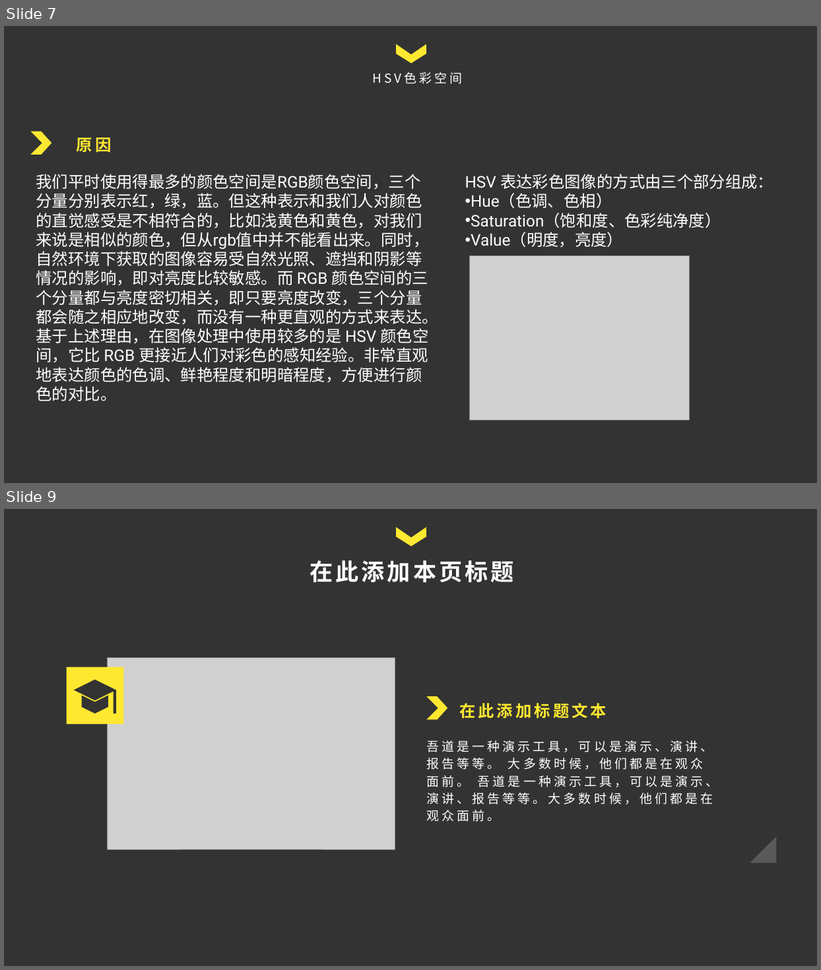
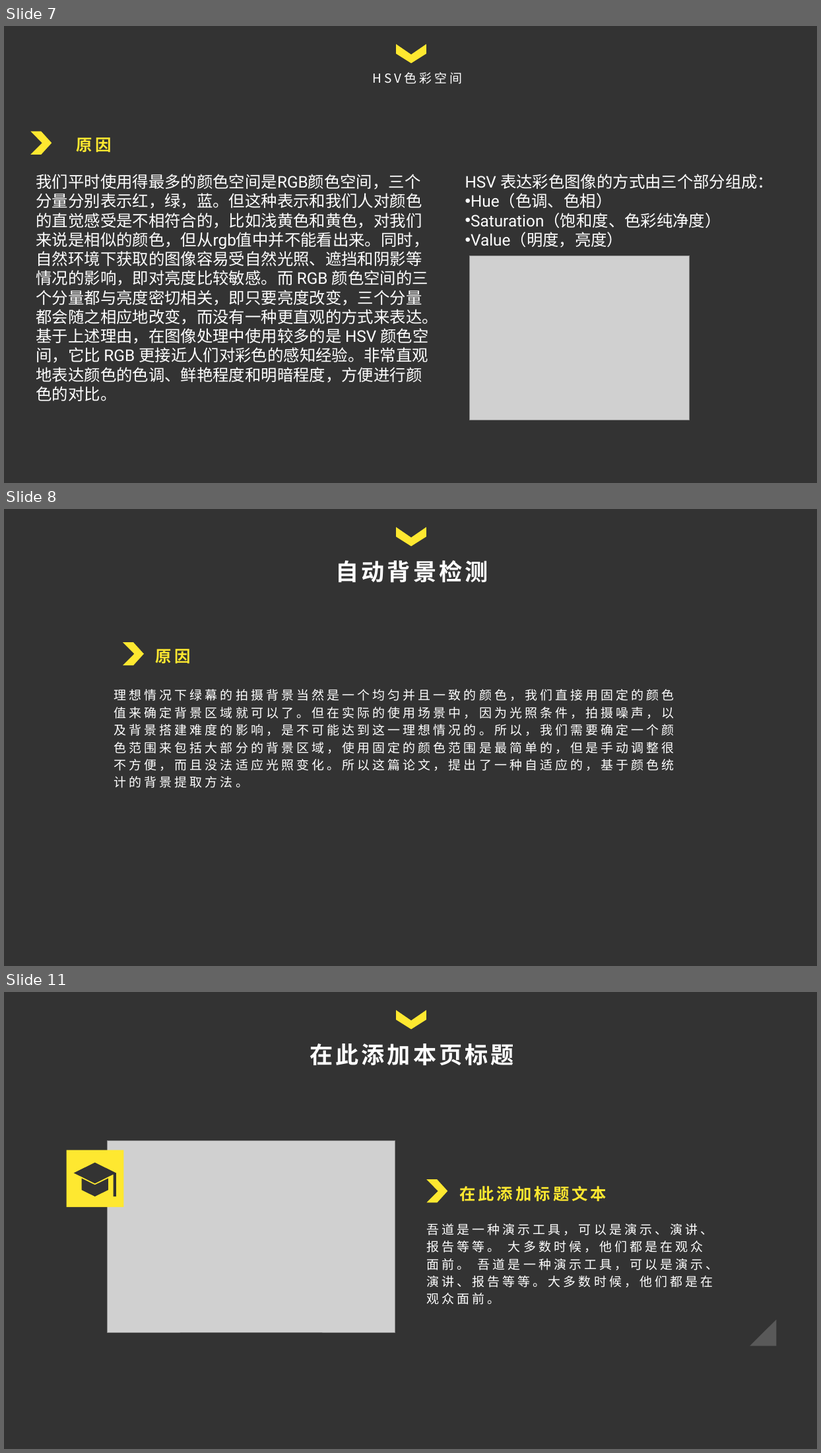
Before and after one commit to shengshanbai/note, a slide deck: ppt/绿幕算法分享.pptx. Shown one above the other, each under a label of ours: slides 7 and 9 before the commit, slides 7, 8 and 11 after it; the slides between them are not shown. The pictures are 821x970 and 821x1453 pixels, drawn with LibreOffice and Linux fonts; fonts in the diff are those of the drawing; grey boxes stand for pictures. Boxes give left, top, right and bottom in pixels: in the first picture for what was removed or moved away, otherwise in the second. Text is boxed around its words. In the diff, an @@ line names an element or a change of style, - is before the commit and + after.

```diff
--- a/ppt/绿幕算法分享.pptx
+++ b/ppt/绿幕算法分享.pptx
@@ slide 8 added at bbox=[4, 509, 817, 966], background #333333 @@
@@ freeform shape added at bbox=[396, 527, 426, 546], fill #FEE830 @@
@@ text added at bbox=[335, 560, 488, 582], 26 pt, text #FFFFFF, bold @@
+自动背景检测
@@ freeform shape added at bbox=[123, 642, 144, 665], fill #FEE830 @@
@@ text added at bbox=[156, 649, 191, 663], 18 pt, text #FEE830, bold @@
+原因
@@ text added at bbox=[114, 689, 675, 788], 14 pt, text #FFFFFF @@
+理想情况下绿幕的拍摄背景当然是一个均匀并且一致的颜色，我们直接用固定的颜色值来确定背景区域就可以了。但在实际的使用场景中，因为光照条件，拍摄噪声，以及背景搭建难度的影响，是不可能达到这一理想情况的。所以，我们需要确定一个颜色范围来包括大部分的背景区域，使用固定的颜色范围是最简单的，但是手动调整很不方便，而且没法适应光照变化。所以这篇论文，提出了一种自适应的，基于颜色统计的背景提取方法。
@@ what was slide 9 is now slide 11 @@
```
Also in this commit, not shown: 1 slide changed, 1 other slide added, 1 other file.
